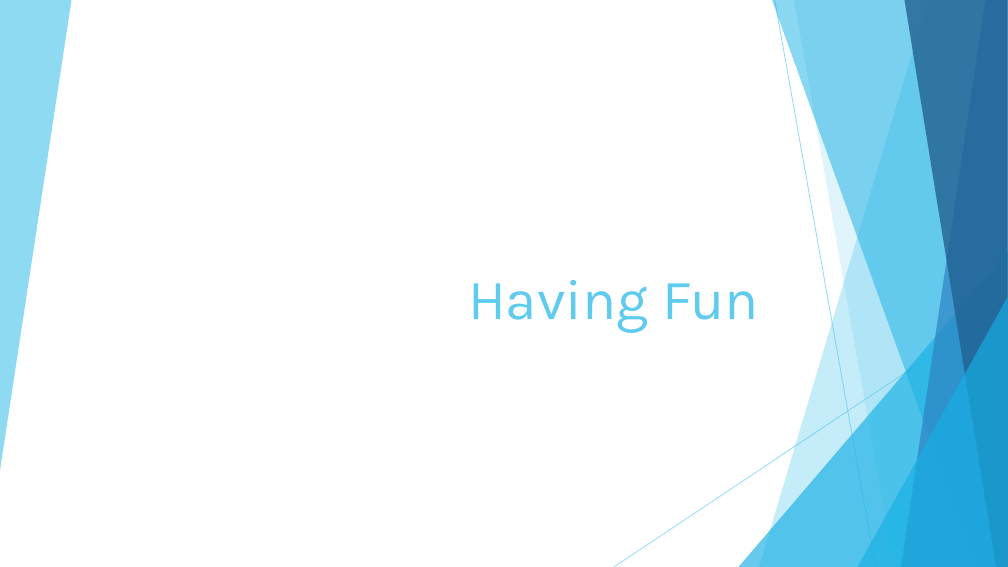
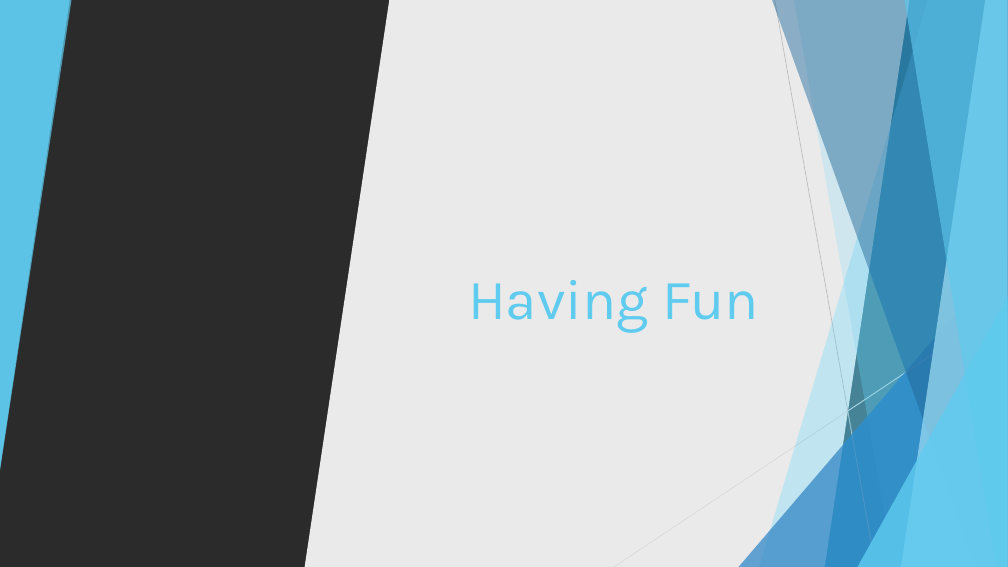
Before and after one commit to shanti/ml-projects-0318, a slide deck: slide 1 of Having Fun/Having Fun.pptx. Drawn at 1008x567 pixels with LibreOffice and Linux fonts; fonts in the diff are those of the drawing; background and template pictures are left out; a plain dark background stands for a picture behind light text. Boxes give left, top, right and bottom in pixels: in the first picture for what was removed or moved away, otherwise in the second. Text is boxed around its words. In the diff, an @@ line names an element or a change of style, - is before the commit and + after.

```diff
--- a/Having Fun/Having Fun.pptx
+++ b/Having Fun/Having Fun.pptx
@@ background #FFFFFF to picture (left out) @@
@@ triangle added at (x1=0, y1=0, x2=70, y2=469), fill #5FCBEF at 85% opacity @@
@@ parallelogram added at (x1=305, y1=0, x2=910, y2=567), fill #FFFFFF at 90% opacity @@
@@ freeform shape added at (x1=759, y1=0, x2=1008, y2=567), fill #5FCBEF at 30% opacity @@
@@ freeform shape added at (x1=772, y1=0, x2=1008, y2=567), fill #226292 at 47% opacity @@
@@ line added from (775, 0) to (876, 567), #BFBFBF 0.75 pt @@
@@ freeform shape added at (x1=794, y1=0, x2=1008, y2=567), fill #5FCBEF at 20% opacity @@
@@ freeform shape added at (x1=901, y1=0, x2=1008, y2=567), fill #9FE0F5 at 70% opacity @@
@@ freeform shape added at (x1=904, y1=0, x2=1008, y2=567), fill #5FCBEF at 65% opacity @@
@@ triangle added at (x1=739, y1=252, x2=1008, y2=567), fill #2E83C3 at 72% opacity @@
@@ triangle added at (x1=858, y1=297, x2=1008, y2=567), fill #5FCBEF at 80% opacity @@
@@ line added from (1008, 305) to (614, 567), #D9D9D9 0.75 pt @@
```
Also in this commit, not shown: 1 other file.
